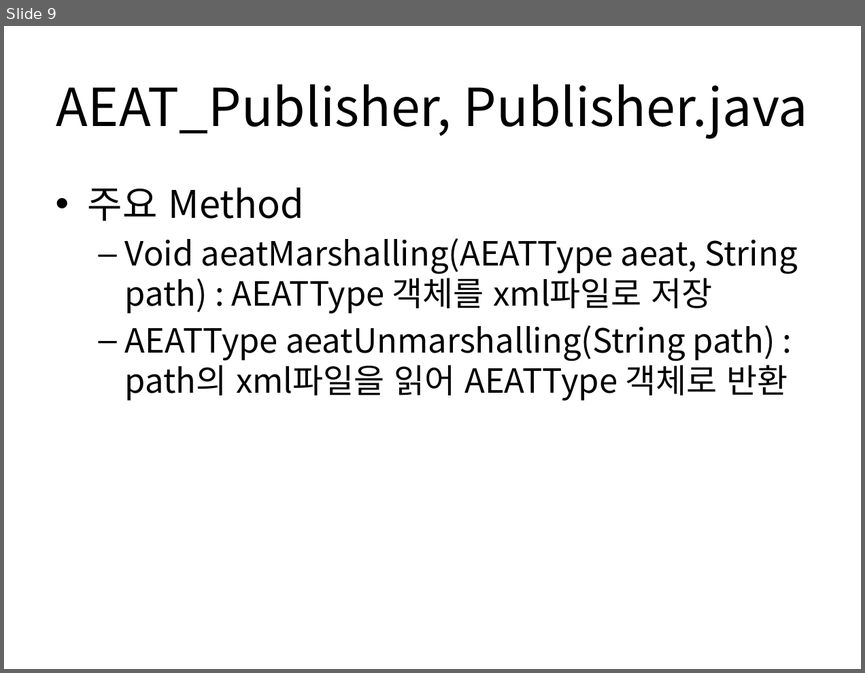
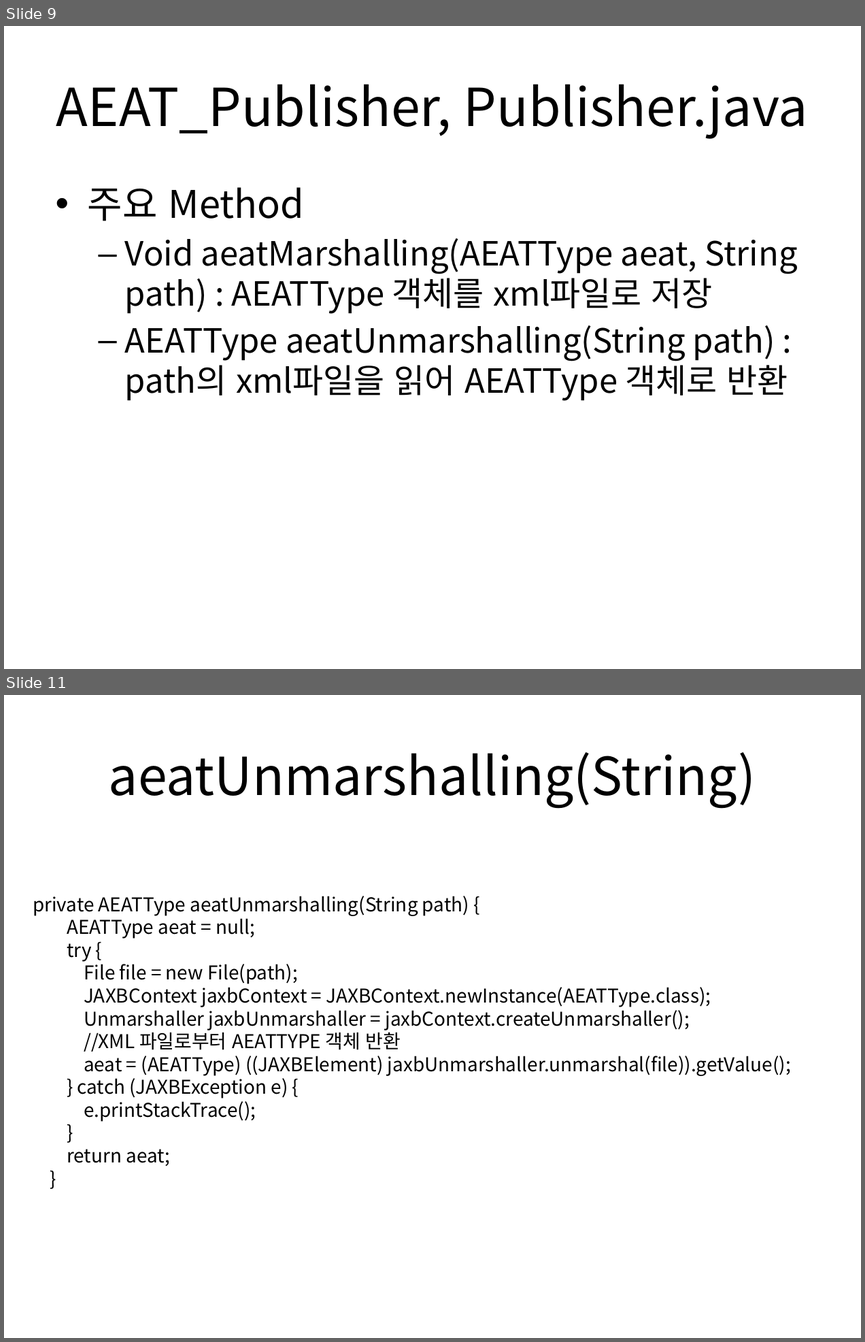
Before and after one commit to comkeen/lecture, a slide deck: howToConfig.pptx. Shown one above the other, each under a label of ours: slide 9 before the commit, slides 9 and 11 after it; the slides between them are not shown. The pictures are 865x673 and 865x1342 pixels, drawn with LibreOffice and Linux fonts; fonts in the diff are those of the drawing. Boxes give left, top, right and bottom in pixels: in the first picture for what was removed or moved away, otherwise in the second. Text is boxed around its words. In the diff, an @@ line names an element or a change of style, - is before the commit and + after.

```diff
--- a/howToConfig.pptx
+++ b/howToConfig.pptx
@@ slide 11 added at (4, 695, 861, 1338), background #FFFFFF @@
@@ title added at (109, 752, 756, 808), 44 pt, text #000000 @@
+aeatUnmarshalling(String)
@@ text added at (33, 896, 791, 1166), 16 pt, text #000000 @@
+private AEATType aeatUnmarshalling(String path) {
+AEATType aeat = null;
+try {
+File file = new File(path);
+JAXBContext jaxbContext = JAXBContext.newInstance(AEATType.class);
+Unmarshaller jaxbUnmarshaller = jaxbContext.createUnmarshaller();
+//XML 파일로부터 AEATTYPE 객체 반환
+aeat = (AEATType) ((JAXBElement) jaxbUnmarshaller.unmarshal(file)).getValue();
+} catch (JAXBException e) {
+e.printStackTrace();
+}
+return aeat;
+}
```
Also in this commit, not shown: 1 other slide added.
